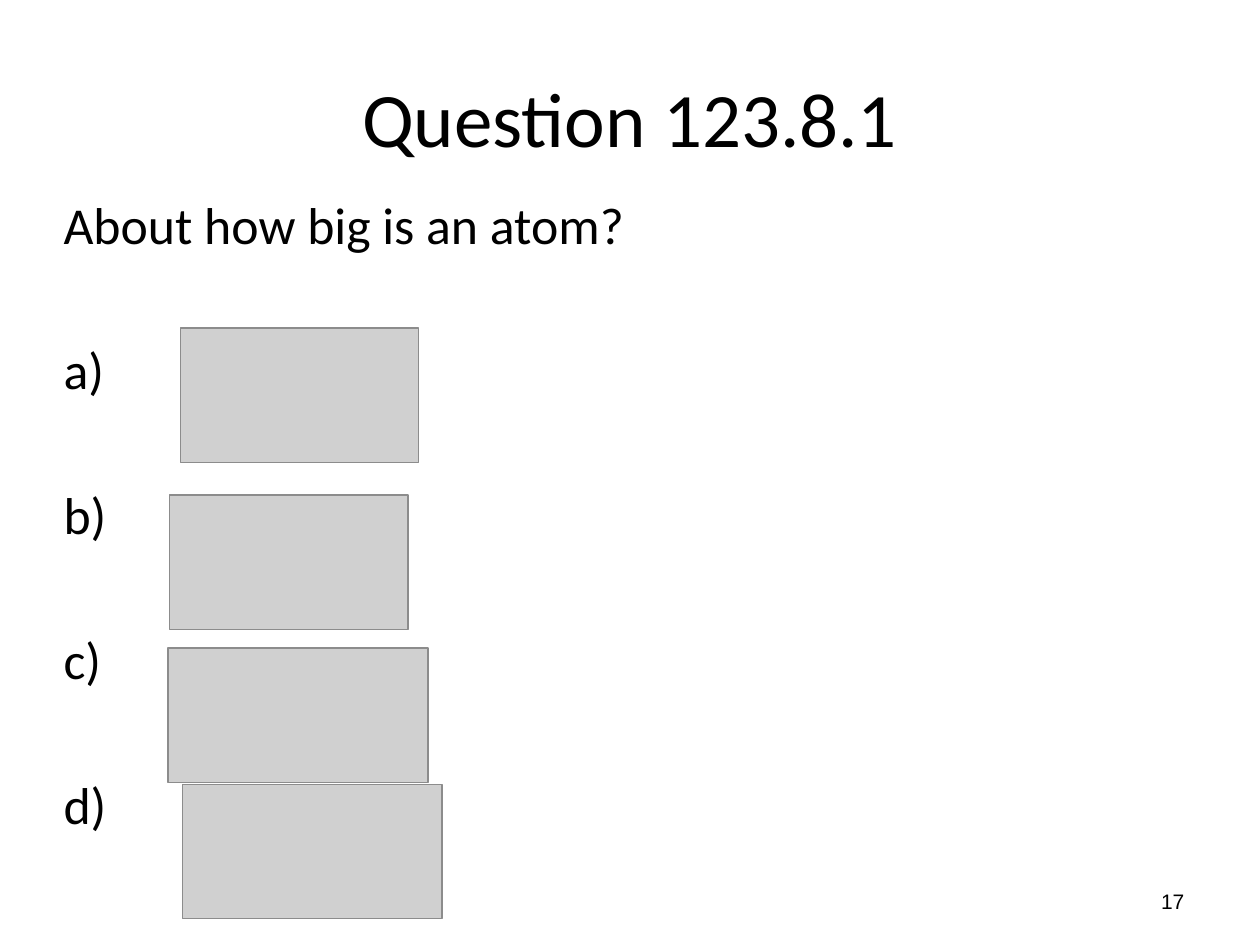
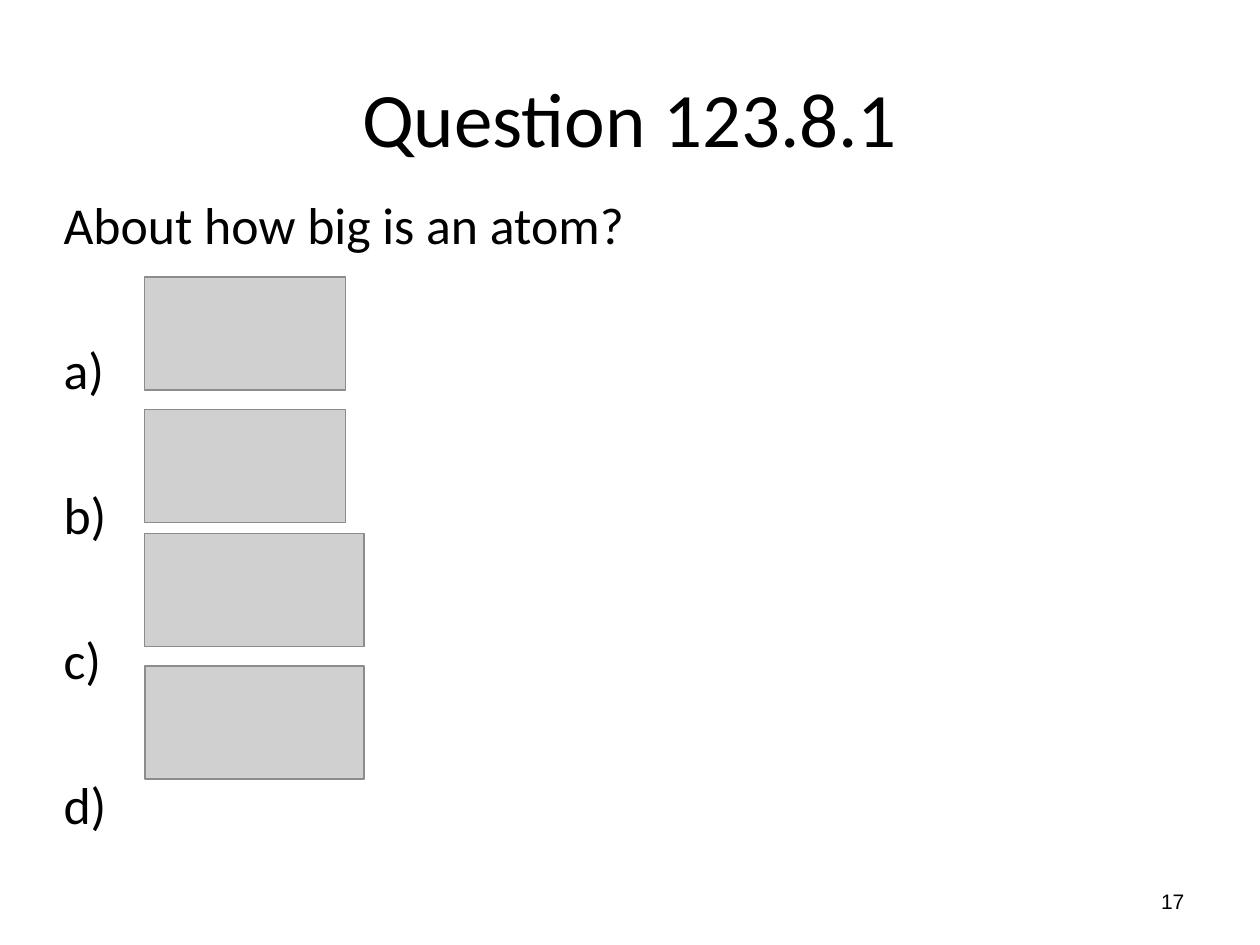
Before and after one commit to rtlines/Introductory-Physics-II, a slide deck: slide 17 of Lecture_Slides/PH 123 Lecture 28.pptx. Drawn at 1260x945 pixels with LibreOffice and Linux fonts; fonts in the diff are those of the drawing; grey boxes stand for pictures. Boxes give left, top, right and bottom in pixels: in the first picture for what was removed or moved away, otherwise in the second. Text is boxed around its words. In the diff, an @@ line names an element or a change of style, - is before the commit and + after.

```diff
--- a/Lecture_Slides/PH 123 Lecture 28.pptx
+++ b/Lecture_Slides/PH 123 Lecture 28.pptx
@@ picture: place and size @@
-picture at <box>180,328,418,462</box>
+picture at <box>145,277,345,391</box>
@@ picture added at <box>145,410,345,523</box> @@
@@ picture removed at <box>170,495,408,630</box> @@
@@ picture added at <box>145,534,364,648</box> @@
@@ picture: place and size @@
-picture at <box>168,648,427,782</box>
+picture at <box>145,667,364,780</box>
@@ picture removed at <box>183,784,442,919</box> @@
```
Also in this commit, not shown: 1 other slide changed, 16 other files.
